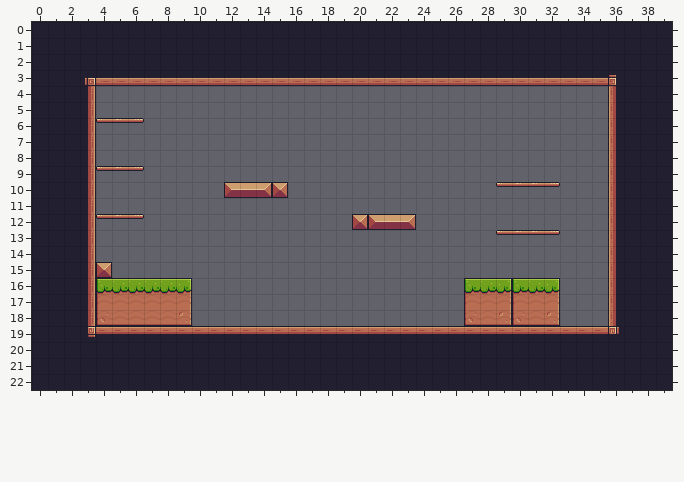
An edit to a level. Tiled map, assets/tiles/Level-01.tmx. That is the earlier state.
Cells are 16x16 px. Shown: x 0..39, y 0..22.
The same view after the edit:
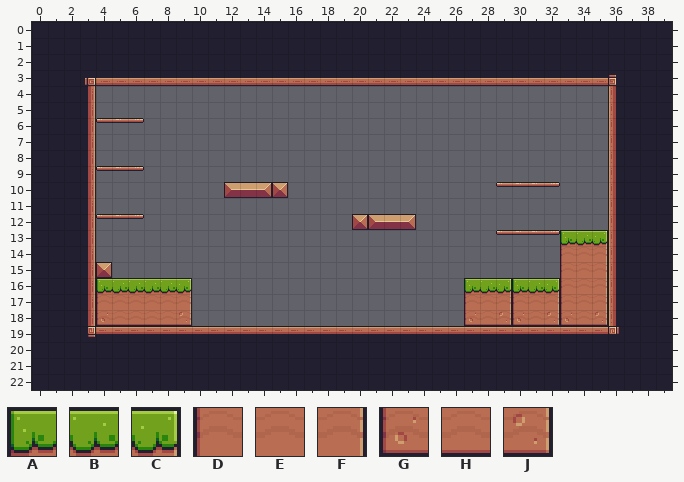
Key: from "Pixel Adventure": A 6, B 7, C 8, D 28, E 29, F 30, G 50, H 51, J 52.
_ is an empty cell.
Difference:
{"where": "layer \"Background\""}
{"y":13,"x":33,"old":"___","new":"ABC"}
{"y":14,"x":33,"old":"___","new":"DEF"}
{"y":15,"x":33,"old":"___","new":"DEF"}
{"y":16,"x":33,"old":"___","new":"DEF"}
{"y":17,"x":33,"old":"___","new":"DEF"}
{"y":18,"x":33,"old":"___","new":"GHJ"}
